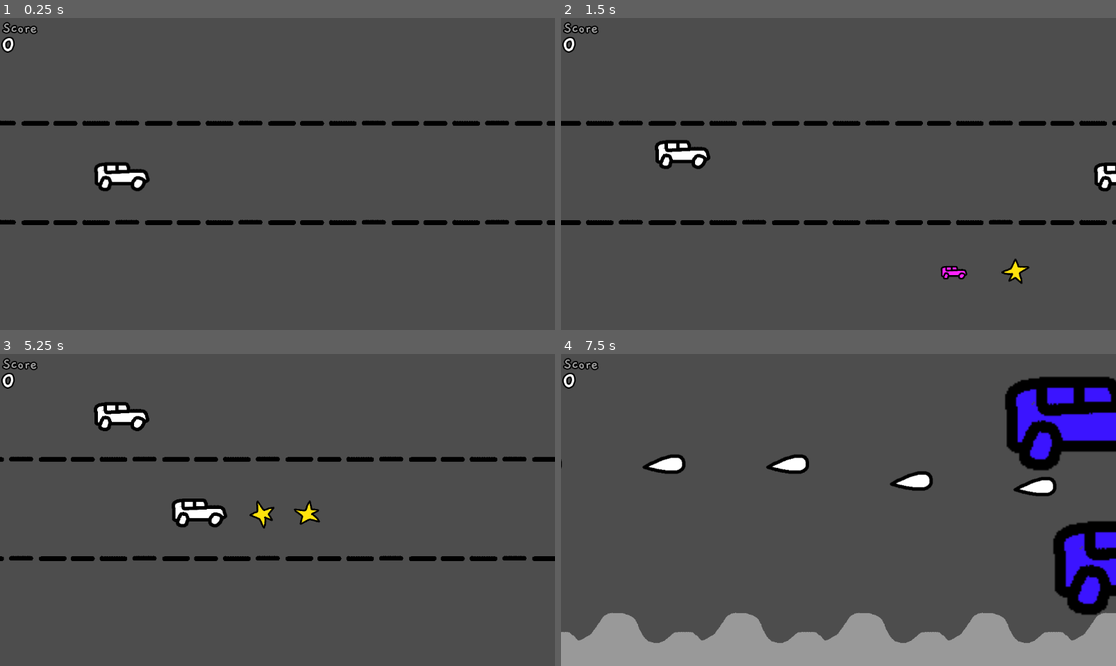
Above: before the commit, frames 1-4 (two rows, left to right).
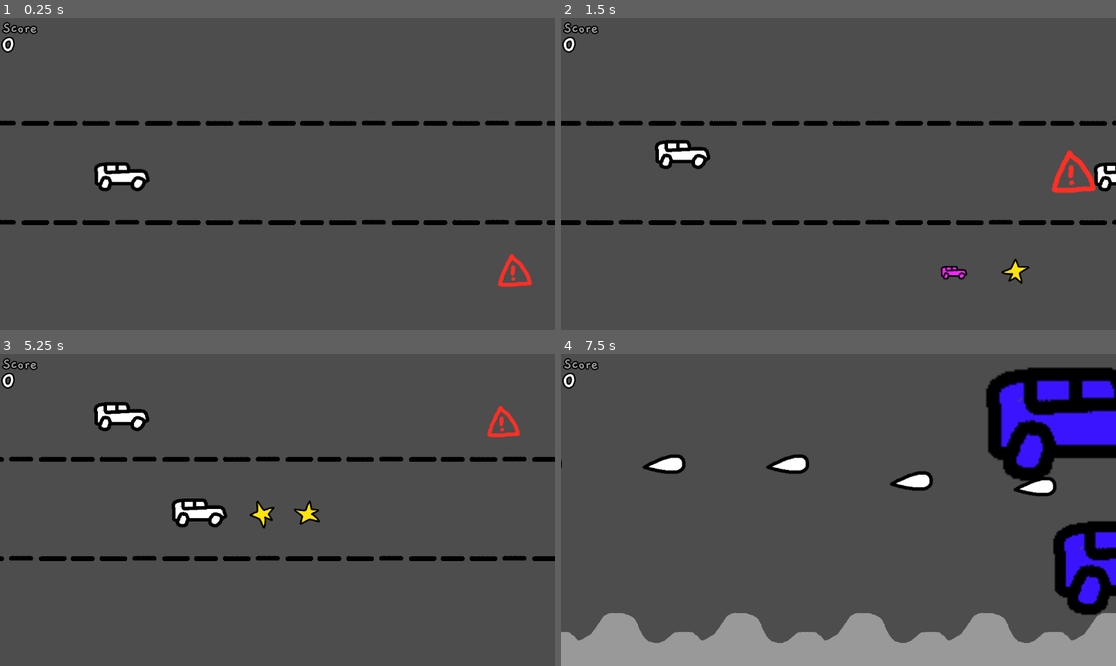
Above: after the commit, the same moments.

Repository: aznoqmous/a11y
Game: Godot game, scene res://scenes/racing_game/racing_scene.tscn
The game is run twice, just before and just after one commit, with the same random seed, the same clock (stepped at 60 frames per second) and the same inputs.
Inputs (mouse positions are in pixels of both pictures, inside the frame that each line leads up to):
- Up to frame 1 (0.25 s): no input
- Up to frame 2 (1.5 s): move the mouse to (960, 158) at 0.52 s; press the mouse at (960, 158) at 0.53 s; hold D (Right) from 0.53 s (still down); tap W (Up) at 0.77 s; move the mouse to (727, 189) at 1.27 s; release the mouse at (727, 189) at 1.28 s; tap Space (Space) at 1.35 s
- Up to frame 3 (5.25 s): tap W (Up) at 1.52, 3.02, 3.77, 4.52 s; move the mouse to (333, 441) at 2.02 s; release D (Right) at 2.03 s; press the mouse at (333, 441) at 2.03 s; hold A (Left) 2.03-2.78 s; move the mouse to (249, 572) at 2.77 s; release the mouse at (249, 572) at 2.78 s; hold D (Right) 2.78-4.28 s; tap Space (Space) at 2.85, 4.35 s; move the mouse to (444, 556) at 3.52 s; press the mouse at (444, 556) at 3.53 s; move the mouse to (111, 463) at 4.27 s; release the mouse at (111, 463) at 4.28 s; hold A (Left) 4.28-5.03 s; move the mouse to (305, 510) at 5.02 s; press the mouse at (305, 510) at 5.03 s; hold D (Right) from 5.03 s (still down)
- Up to frame 4 (7.5 s): move the mouse to (755, 432) at 5.77 s; release D (Right) at 5.78 s; release the mouse at (755, 432) at 5.78 s; hold A (Left) 5.78-7.28 s; tap Space (Space) at 5.85, 7.35 s; tap W (Up) at 6.02, 6.77 s; move the mouse to (960, 494) at 6.52 s; press the mouse at (960, 494) at 6.53 s; move the mouse to (727, 525) at 7.27 s; release the mouse at (727, 525) at 7.28 s; hold D (Right) from 7.28 s (still down)

The runs differ from the first frame. In frame 1, 0.3% of the frame differs, in the area x 89-96%, y 75-87%; in frame 2, 0.4%; in frame 3, 0.2%; in frame 4, 4.5%, in the area x 76-100%, y 4-41%.

Commit message:
added alerts

Diff:
--- /dev/null
+++ b/scenes/alert.tscn
@@ -0,0 +1,11 @@
+[gd_scene format=3 uid="uid://bqcwi7ox16sg0"]
+
+[ext_resource type="Texture2D" uid="uid://bwk2d4p3qwwy8" path="res://sprites/alert.png" id="1_fgr6v"]
+[ext_resource type="Script" uid="uid://ct8lvntguak5b" path="res://scripts/alert.gd" id="1_hrwfd"]
+
+[node name="Alert" type="Node2D" unique_id=1424858145]
+script = ExtResource("1_hrwfd")
+
+[node name="Sprite2D" type="Sprite2D" parent="." unique_id=1360828857]
+modulate = Color(1, 0.18463135, 0.14453125, 1)
+texture = ExtResource("1_fgr6v")
--- a/scenes/overlay_control.tscn
+++ b/scenes/overlay_control.tscn
@@ -16,16 +16,16 @@
 outline_size = 12
 outline_color = Color(0, 0, 0, 1)
 
-[node name="OverlayControl" type="Control" unique_id=863188350]
-layout_mode = 3
-anchors_preset = 15
-anchor_right = 1.0
-anchor_bottom = 1.0
-grow_horizontal = 2
-grow_vertical = 2
+[node name="OverlayControl" type="CanvasLayer" unique_id=974230054]
 script = ExtResource("1_4o452")
 
-[node name="Label" type="Label" parent="." unique_id=935127437]
+[node name="Control" type="Control" parent="." unique_id=1117718275]
+layout_mode = 3
+anchors_preset = 0
+offset_right = 40.0
+offset_bottom = 40.0
+
+[node name="Label" type="Label" parent="Control" unique_id=935127437]
 layout_mode = 0
 offset_left = 6.0
 offset_top = 5.0
@@ -34,7 +34,7 @@
 text = "Score"
 label_settings = SubResource("LabelSettings_4o452")
 
-[node name="ScoreLabel" type="Label" parent="." unique_id=1847870097]
+[node name="ScoreLabel" type="Label" parent="Control" unique_id=1847870097]
 layout_mode = 0
 offset_left = 2.0
 offset_top = 28.0
--- a/scenes/racing_game/racing_scene.tscn
+++ b/scenes/racing_game/racing_scene.tscn
@@ -3,6 +3,7 @@
 [ext_resource type="Script" uid="uid://cj8ddmd74xbjq" path="res://scripts/racing_game/racing_scene.gd" id="1_ovyp3"]
 [ext_resource type="Texture2D" uid="uid://diaek3qgoodhs" path="res://sprites/racing_game/racing-road-stripes.png" id="2_26ryi"]
 [ext_resource type="PackedScene" uid="uid://cw1v57xa6f8fi" path="res://scenes/overlay_control.tscn" id="2_cyw1b"]
+[ext_resource type="PackedScene" uid="uid://bqcwi7ox16sg0" path="res://scenes/alert.tscn" id="2_pbor5"]
 [ext_resource type="Script" uid="uid://b71prlu1upady" path="res://scripts/racing_game/racing_player.gd" id="3_p06tx"]
 [ext_resource type="Texture2D" uid="uid://dpn431obxhw3n" path="res://sprites/racing_game/racing-car.png" id="4_6p6p5"]
 [ext_resource type="Script" uid="uid://bu574b8suxowr" path="res://scripts/spawner.gd" id="6_pbor5"]
@@ -14,10 +15,12 @@
 [sub_resource type="CircleShape2D" id="CircleShape2D_rgbw8"]
 radius = 53.338543
 
-[node name="RacingScene" type="Node2D" unique_id=565348677 node_paths=PackedStringArray("lanes")]
+[node name="RacingScene" type="Node2D" unique_id=565348677 node_paths=PackedStringArray("lanes", "alert_spawns")]
 y_sort_enabled = true
 script = ExtResource("1_ovyp3")
 lanes = [NodePath("Lanes/Lane1"), NodePath("Lanes/Lane2"), NodePath("Lanes/Lane3")]
+alert_spawns = [NodePath("Alerts/Lane1"), NodePath("Alerts/Lane2"), NodePath("Alerts/Lane3")]
+alert_scene = ExtResource("2_pbor5")
 
 [node name="OverlayControl" parent="." unique_id=863188350 instance=ExtResource("2_cyw1b")]
 
@@ -84,4 +87,15 @@
 [node name="Lane3" type="Node2D" parent="Lanes" unique_id=1302044201]
 position = Vector2(253, 528)
 
+[node name="Alerts" type="Node2D" parent="." unique_id=584211520]
+
+[node name="Lane1" type="Node2D" parent="Alerts" unique_id=1177180008]
+position = Vector2(1059, 128)
+
+[node name="Lane2" type="Node2D" parent="Alerts" unique_id=1826587387]
+position = Vector2(1059, 328)
+
+[node name="Lane3" type="Node2D" parent="Alerts" unique_id=2070546829]
+position = Vector2(1059, 528)
+
 [connection signal="body_entered" from="World/Player" to="." method="_on_player_body_entered"]
--- /dev/null
+++ b/scripts/alert.gd
@@ -0,0 +1,12 @@
+class_name Alert extends Node2D
+@onready var sprite_2d: Sprite2D = $Sprite2D
+@export var duration := 1.0
+
+func _ready():
+	scale = Vector2.ZERO
+
+func _process(delta):
+	sprite_2d.modulate.a = sin(Time.get_ticks_msec() / (1000.0 * duration) * TAU) / 0.5 + 0.5
+	duration -= delta
+	scale = lerp(scale, Vector2.ONE, delta * 5.0)
+	if duration < 0: queue_free()
--- a/scripts/foe.gd
+++ b/scripts/foe.gd
@@ -21,7 +21,7 @@
 
 func _process(delta: float) -> void:
 	position += delta * speed
-	sprite_container.scale = lerp(scale, Vector2.ONE, delta * 5.0)
+	sprite_container.scale = lerp(sprite_container.scale, Vector2.ONE, delta * 5.0)
 
 	fire_time -= delta
 	if bullet_scene and fire_cooldown and fire_time < 0:
--- a/scripts/overlay_control.gd
+++ b/scripts/overlay_control.gd
@@ -1,6 +1,6 @@
-class_name OverlayControl extends Control
+class_name OverlayControl extends CanvasLayer
 
-@onready var score_label: Label = $ScoreLabel
+@onready var score_label: Label = $Control/ScoreLabel
 
 func _ready() -> void:
 	score_label.text = str(GameManager.score)
--- a/scripts/racing_game/racing_scene.gd
+++ b/scripts/racing_game/racing_scene.gd
@@ -1,6 +1,8 @@
 extends Node2D
 
 @export var lanes : Array[Node2D]
+@export var alert_spawns : Array[Node2D]
+@export var alert_scene : PackedScene
 
 var selected_lane_index = 1
 var selected_lane : Node2D :
@@ -13,6 +15,12 @@
 @onready var world: Node2D = $World
 @onready var parallax_2d: Parallax2D = $Decor/Parallax2D
 
+func _ready():
+	spawner.on_spawn.connect(func(foe, index):
+		var alert = alert_scene.instantiate()
+		alert_spawns[index].add_child(alert)
+		alert.position = Vector2.LEFT.rotated(randf() * TAU) * randf() * 30.0
+	)
 
 func _input(event: InputEvent) -> void:
 	if event.is_action_pressed("Up"):
--- a/scripts/shmup_game/shmup_scene.gd
+++ b/scripts/shmup_game/shmup_scene.gd
@@ -3,7 +3,7 @@
 @export var star_score_scene : PackedScene
 @onready var spawner: Spawner = $Spawner
 func _ready():
-	spawner.on_spawn.connect(func(foe: Foe):
+	spawner.on_spawn.connect(func(foe: Foe, index):
 		foe.on_death.connect(func():
 			var star = star_score_scene.instantiate()
 			add_child(star)
--- a/scripts/spawner.gd
+++ b/scripts/spawner.gd
@@ -39,6 +39,6 @@
 	last_spawn_point = spawn_point
 	spawn_parent.add_child(spawned_instance)
 	spawned_instance.global_position = spawn_point.global_position
-	on_spawn.emit(spawned_instance)
+	on_spawn.emit(spawned_instance, spawn_points.find(spawn_point))
 
-signal on_spawn(foe: Foe)
+signal on_spawn(foe: Foe, spawn_index: int)
Not shown, added: scripts/alert.gd.uid
Binary file added: sprites/alert.png
Not shown, added: sprites/alert.png.import
